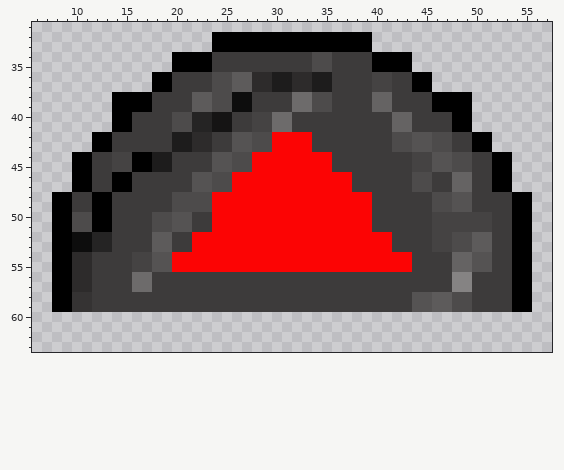
Two versions of one pixel-art sprite, sprites/sprTurretEnemy/layers/1e7a23a4-8cb5-4dbe-904d-f4c67ae8b2f8/75acec65-ee14-4106-8a07-c94d995a321d.png. Above: the version before the commit.
The file is 64x64 pixels. Colours within 5 levels of each other are drawn and written as one. Shown: x 6..57, y 31..63. The old version is drawn lined up with the new one.
New version:
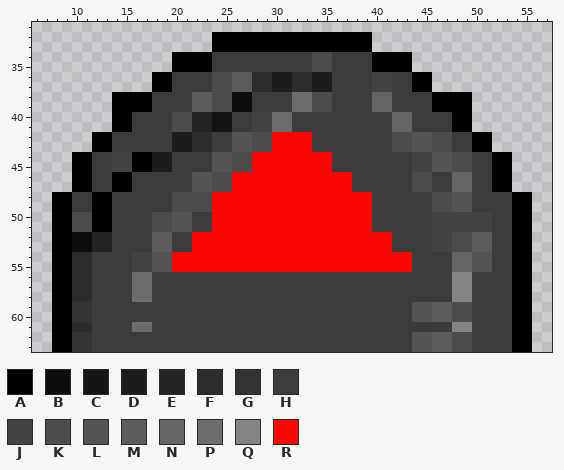
Palette (. is transparent): A #000000  B #0d0d0d  C #151414  D #1d1c1c  E #252424  F #2d2b2b  G #353333  H #3d3b3b  J #454343  K #4d4b4b  L #555353  M #5d5b5b  N #656363  P #6d6b6b  Q #858383  R #fc0404
Difference:
whole drawing moved by +0,-4 (the old picture is shown already moved)
There is now colour A in rows 60 to 63 at x 8 to 9 and 54 to 55.
There is now colour F in row 61 at x 10 to 11.
The edit turns colour G into colour F in row 58 at x 10 to 11.
There is now colour G in row 60 at x 10 to 11; in rows 62 to 63 at x 10 to 11.
There is now colour H in row 60 at x 12 to 43 and 50 to 53; in row 61 at x 12 to 15, 18 to 47 and 50 to 53; in rows 62 to 63 at x 12 to 43 and 50 to 53.
The edit turns colour L into colour H in row 58 at x 44 to 45.
The edit turns colour M into colour H in row 58 at x 46 to 47.
There is now colour K in row 60 at x 48 to 49; in rows 62 to 63 at x 48 to 49.
There is now colour L in row 60 at x 44 to 45; in rows 62 to 63 at x 44 to 45.
There is now colour M in row 60 at x 46 to 47; in rows 62 to 63 at x 46 to 47.
There is now colour P in row 61 at x 16 to 17.
The edit turns colour H into colour P in row 58 at x 16 to 17.
There is now colour Q in row 61 at x 48 to 49.
The edit turns colour K into colour Q in row 58 at x 48 to 49.
Boxes around the changes in both pictures, in picture pixels (x1, y1, x2, y2):
changed: (52, 292, 532, 352)
